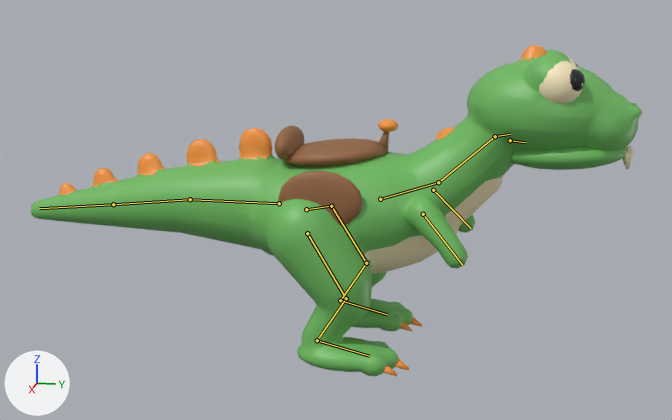
Renders of the glTF model web/wwwroot/rc/assets/characters/dino.glb from each side of a commit.
Before and after are seen from a 50 mm camera at (1.883, 0.381, 0.773) aimed at (-0.004, 0.003, 0.301). The axes (+X, +Y, +Z) are drawn at lower left. The lights are the same throughout. The picture after the commit comes second. The bones that change, and the others that lie on the model, are drawn over the model as lines.

The first picture shows 'DinoMesh'.
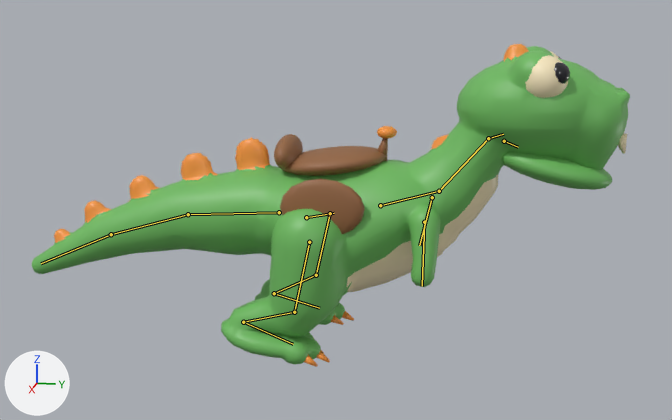
The newer file adds an action. The first version stands in its rest pose; the second is drawn at frame 3 of the action 'gallop'.

Changed parts and their boxes (x1, y1, x2, y2) in the pictures (672 x 420 px):
'DinoMesh', posed
    before: (31, 45, 642, 376)
    after: (32, 44, 630, 367)
bone 'spine_01', root to tip
    before: (306, 209) to (334, 205)
    after: (306, 217) to (334, 213)
bone 'spine_02', root to tip
    before: (380, 199) to (438, 182)
    after: (380, 205) to (439, 191)
bone 'arm_L', root to tip
    before: (423, 214) to (462, 265)
    after: (424, 222) to (422, 286)
bone 'arm_R', root to tip
    before: (433, 190) to (471, 228)
    after: (432, 197) to (419, 245)
bone 'neck', root to tip
    before: (438, 182) to (495, 136)
    after: (439, 191) to (488, 138)
bone 'jaw', root to tip
    before: (510, 140) to (525, 142)
    after: (504, 141) to (518, 147)
bone 'tail_01', root to tip
    before: (279, 203) to (190, 199)
    after: (279, 212) to (188, 214)
bone 'tail_02', root to tip
    before: (190, 199) to (113, 204)
    after: (188, 214) to (111, 234)
bone 'tail_03', root to tip
    before: (113, 204) to (39, 208)
    after: (111, 234) to (41, 263)
bone 'thigh_L', root to tip
    before: (307, 233) to (346, 298)
    after: (309, 242) to (294, 312)
bone 'foot_L', root to tip
    before: (317, 340) to (369, 356)
    after: (243, 322) to (293, 344)
bone 'thigh_R', root to tip
    before: (331, 206) to (366, 263)
    after: (330, 213) to (316, 275)
bone 'shin_R', root to tip
    before: (366, 263) to (340, 300)
    after: (316, 275) to (274, 293)
bone 'foot_R', root to tip
    before: (340, 300) to (387, 314)
    after: (274, 293) to (319, 308)

The change, as a list of edits to the scene's bpy script:
```text
Change bone_spine_01:
    where bone_spine_01 = bpy.data.objects['Dino'].pose.bones['spine_01']  # child of 'root'
    bone_spine_01.location: (0.0, 0.0, 0.0) -> (0.0, -0.003, -0.017)
    bone_spine_01.rotation_quaternion: (1.0, 0.0, 0.0, 0.0) -> (1.0, 0.008, 0.003, 0.015)  # degrees (0, 0, 0) -> degrees (1, 0, 2)
Change bone_spine_02:
    where bone_spine_02 = bpy.data.objects['Dino'].pose.bones['spine_02']  # child of 'spine_01'
    bone_spine_02.rotation_quaternion: (1.0, 0.0, 0.0, 0.0) -> (1.0, -0.025, 0.0, 0.0)  # degrees (0, 0, 0) -> degrees (-3, 0, 0)
Change bone_arm_l:
    where bone_arm_l = bpy.data.objects['Dino'].pose.bones['arm_L']  # child of 'spine_02'
    bone_arm_l.rotation_quaternion: (1.0, 0.0, 0.0, 0.0) -> (0.939, -0.331, -0.082, -0.036)  # degrees (0, 0, 0) -> degrees (-39, -10, -1)
Change bone_arm_r:
    where bone_arm_r = bpy.data.objects['Dino'].pose.bones['arm_R']  # child of 'spine_02'
    bone_arm_r.rotation_quaternion: (1.0, 0.0, 0.0, 0.0) -> (0.894, -0.432, 0.107, 0.047)  # degrees (0, 0, 0) -> degrees (-52, 13, -1)
Change bone_neck:
    where bone_neck = bpy.data.objects['Dino'].pose.bones['neck']  # child of 'spine_02'
    bone_neck.rotation_quaternion: (1.0, 0.0, 0.0, 0.0) -> (0.997, 0.078, 0.0, 0.0)  # degrees (0, 0, 0) -> degrees (9, 0, 0)
Change bone_jaw:
    where bone_jaw = bpy.data.objects['Dino'].pose.bones['jaw']  # child of 'head'
    bone_jaw.rotation_quaternion: (1.0, 0.0, 0.0, 0.0) -> (0.978, -0.208, 0.0, 0.0)  # degrees (0, 0, 0) -> degrees (-24, 0, 0)
Change bone_tail_01:
    where bone_tail_01 = bpy.data.objects['Dino'].pose.bones['tail_01']  # child of 'spine_01'
    bone_tail_01.rotation_quaternion: (1.0, 0.0, 0.0, 0.0) -> (1.0, -0.018, 0.0, 0.025)  # degrees (0, 0, 0) -> degrees (-2, 0, 3)
Change bone_tail_02:
    where bone_tail_02 = bpy.data.objects['Dino'].pose.bones['tail_02']  # child of 'tail_01'
    bone_tail_02.rotation_quaternion: (1.0, 0.0, 0.0, 0.0) -> (-0.998, -0.055, 0.003, 0.015)  # degrees (0, 0, 0) -> degrees (6, 0, -2)
Change bone_tail_03:
    where bone_tail_03 = bpy.data.objects['Dino'].pose.bones['tail_03']  # child of 'tail_02'
    bone_tail_03.rotation_quaternion: (1.0, 0.0, 0.0, 0.0) -> (0.997, 0.074, 0.001, 0.006)  # degrees (0, 0, 0) -> degrees (9, 0, 1)
Change bone_thigh_l:
    where bone_thigh_l = bpy.data.objects['Dino'].pose.bones['thigh_L']  # child of 'spine_01'
    bone_thigh_l.rotation_quaternion: (1.0, 0.0, 0.0, 0.0) -> (0.925, -0.379, -0.012, -0.007)  # degrees (0, 0, 0) -> degrees (-44, -2, 0)
Change bone_foot_l:
    where bone_foot_l = bpy.data.objects['Dino'].pose.bones['foot_L']  # child of 'shin_L'
    bone_foot_l.rotation_quaternion: (1.0, 0.0, 0.0, 0.0) -> (0.955, 0.295, 0.0, 0.0)  # degrees (0, 0, 0) -> degrees (34, 0, 0)
Change bone_thigh_r:
    where bone_thigh_r = bpy.data.objects['Dino'].pose.bones['thigh_R']  # child of 'spine_01'
    bone_thigh_r.rotation_quaternion: (1.0, 0.0, 0.0, 0.0) -> (0.923, -0.384, 0.013, 0.007)  # degrees (0, 0, 0) -> degrees (-45, 2, 0)
Change bone_shin_r:
    where bone_shin_r = bpy.data.objects['Dino'].pose.bones['shin_R']  # child of 'thigh_R'
    bone_shin_r.rotation_quaternion: (1.0, 0.0, 0.0, 0.0) -> (0.993, 0.114, 0.0, 0.0)  # degrees (0, 0, 0) -> degrees (13, 0, 0)
Change bone_foot_r:
    where bone_foot_r = bpy.data.objects['Dino'].pose.bones['foot_R']  # child of 'shin_R'
    bone_foot_r.rotation_quaternion: (1.0, 0.0, 0.0, 0.0) -> (0.967, 0.252, 0.0, 0.0)  # degrees (0, 0, 0) -> degrees (29, 0, 0)
```
